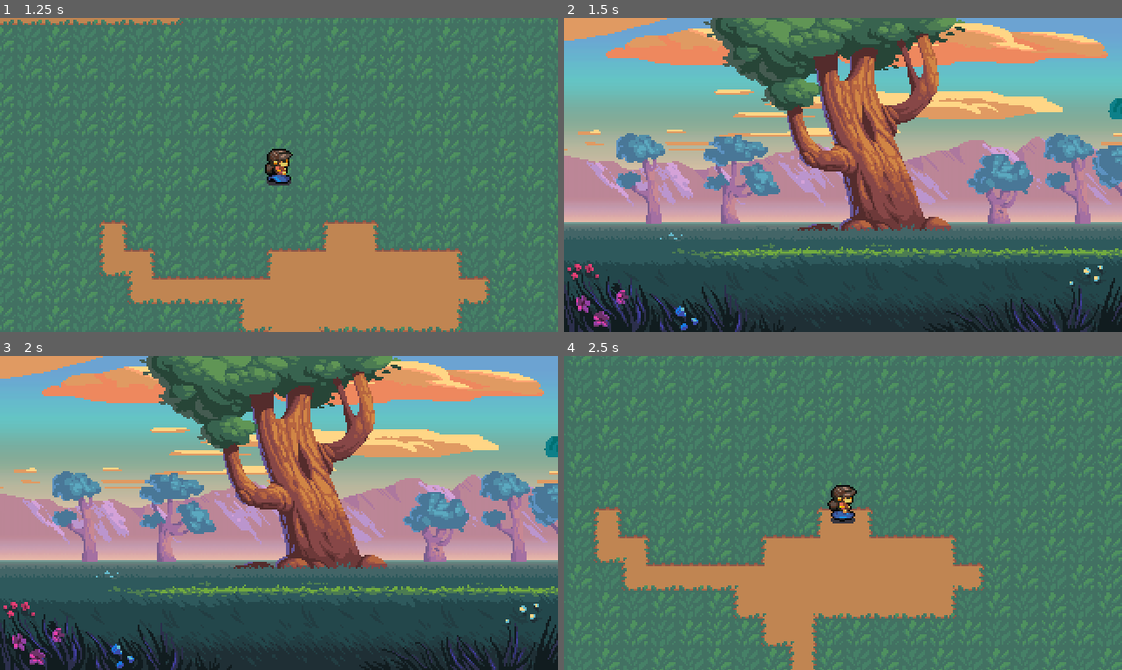
Above: before the commit, frames 1-4 (two rows, left to right).
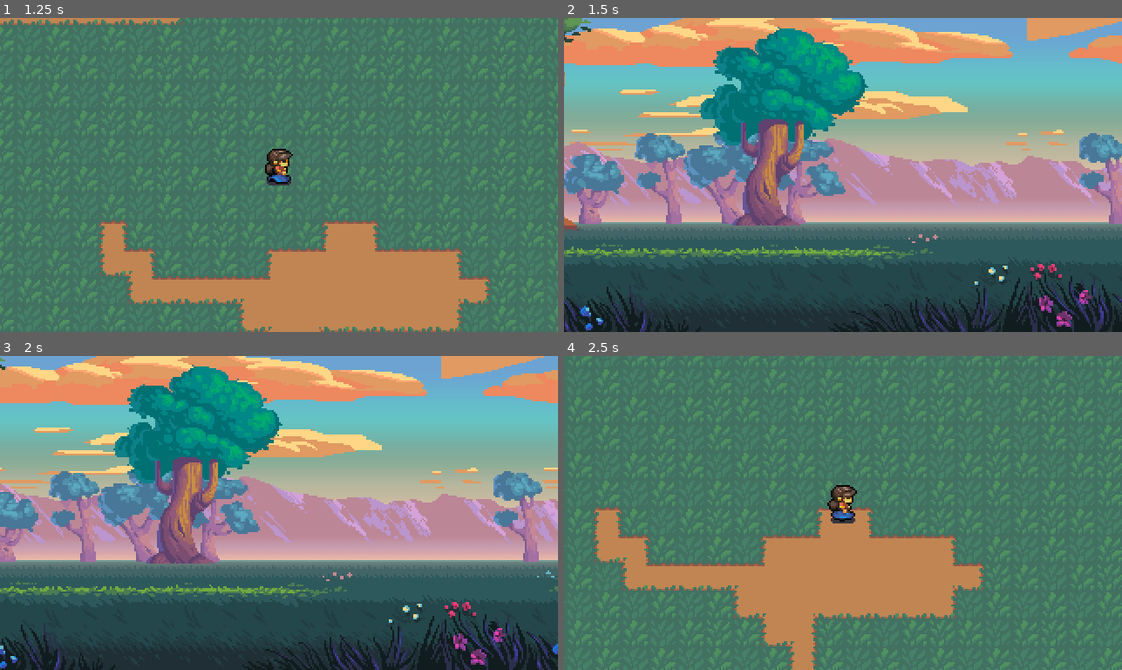
Above: after the commit, the same moments.

Repository: jalder89/RPG-In-Godot
Game: Godot game, scene res://Scenes/Levels/Town.tscn
Two runs of this game, one before a commit and one after it. Both use one fixed random seed, a clock stepped at 60 frames per second and the inputs below.
Inputs:
- Up to frame 1 (1.25 s): tap Enter (ui_accept) at 0.5 s; hold D (right) from 0.53 s (still down); hold Enter (ui_accept) from 0.53 s (still down)
- Up to frame 2 (1.5 s): release D (right) at 1.28 s; release Enter (ui_accept) at 1.28 s; hold S (down) from 1.28 s (still down); tap Enter (ui_accept) at 1.35 s
- Up to frame 3 (2 s): keep holding S (down); tap Enter (ui_accept) at 1.52, 1.82 s
- Up to frame 4 (2.5 s): release S (down) at 2.03 s; hold D (right) from 2.03 s (still down); hold Enter (ui_accept) from 2.03 s (still down)

Frame 1 is identical in both runs. In frame 2, 45% of the frame differs, in the area x 0-100%, y 0-100%; in frame 3, 46%; in frame 4, nothing differs.

Commit message:
Implemented battle camera pan. Updated moutain background to mirror properly, fixing odd clipping issue.

Diff:
--- a/Scenes/Battle/battle.tscn
+++ b/Scenes/Battle/battle.tscn
@@ -9,6 +9,43 @@
 [ext_resource type="Texture2D" uid="uid://dxbp0smygbcv" path="res://Assets/Sprites/BattleGrassFront.png" id="7_0h813"]
 [ext_resource type="Texture2D" uid="uid://v5rnsobtyf8w" path="res://Assets/Sprites/BattleGrassForeground.png" id="8_ucmv5"]
 [ext_resource type="Texture2D" uid="uid://cwnnes0tbn8sb" path="res://Assets/Sprites/BattleTreesForeground.png" id="9_hu114"]
+
+[sub_resource type="Animation" id="Animation_exeku"]
+resource_name = "Pan"
+length = 2.0
+tracks/0/type = "value"
+tracks/0/imported = false
+tracks/0/enabled = true
+tracks/0/path = NodePath("Camera2D:position")
+tracks/0/interp = 1
+tracks/0/loop_wrap = true
+tracks/0/keys = {
+"times": PackedFloat32Array(0, 1.5, 2),
+"transitions": PackedFloat32Array(0.5, 1, 1),
+"update": 0,
+"values": [Vector2(-160, 90), Vector2(160, 90), Vector2(160, 90)]
+}
+
+[sub_resource type="Animation" id="Animation_w43e0"]
+length = 0.001
+tracks/0/type = "value"
+tracks/0/imported = false
+tracks/0/enabled = true
+tracks/0/path = NodePath("Camera2D:position")
+tracks/0/interp = 1
+tracks/0/loop_wrap = true
+tracks/0/keys = {
+"times": PackedFloat32Array(0),
+"transitions": PackedFloat32Array(1),
+"update": 0,
+"values": [Vector2(-160, 90)]
+}
+
+[sub_resource type="AnimationLibrary" id="AnimationLibrary_jqdop"]
+_data = {
+"Pan": SubResource("Animation_exeku"),
+"RESET": SubResource("Animation_w43e0")
+}
 
 [node name="Battle" type="Node2D"]
 script = ExtResource("1_c5abb")
@@ -23,7 +60,7 @@
 centered = false
 
 [node name="MountainsLayer" type="ParallaxLayer" parent="ParallaxBackground"]
-motion_mirroring = Vector2(320, 2.08165e-12)
+motion_mirroring = Vector2(400, 2.08165e-12)
 
 [node name="Sprite2D" type="Sprite2D" parent="ParallaxBackground/MountainsLayer"]
 texture = ExtResource("3_xy6qi")
@@ -74,3 +111,12 @@
 [node name="Sprite2D" type="Sprite2D" parent="ParallaxForeground/TreeForegroundLayer"]
 texture = ExtResource("9_hu114")
 centered = false
+
+[node name="Camera2D" type="Camera2D" parent="."]
+position = Vector2(-160, 90)
+
+[node name="AnimationPlayer" type="AnimationPlayer" parent="."]
+libraries = {
+"": SubResource("AnimationLibrary_jqdop")
+}
+autoplay = "Pan"
--- a/project.godot
+++ b/project.godot
@@ -26,7 +26,6 @@
 window/size/window_width_override=1280
 window/size/window_height_override=720
 window/stretch/mode="canvas_items"
-window/stretch/aspect="keep_width"
 
 [input]
 
Not shown: 1 places in Scenes/Battle/battle.tscn that only renumber resources
